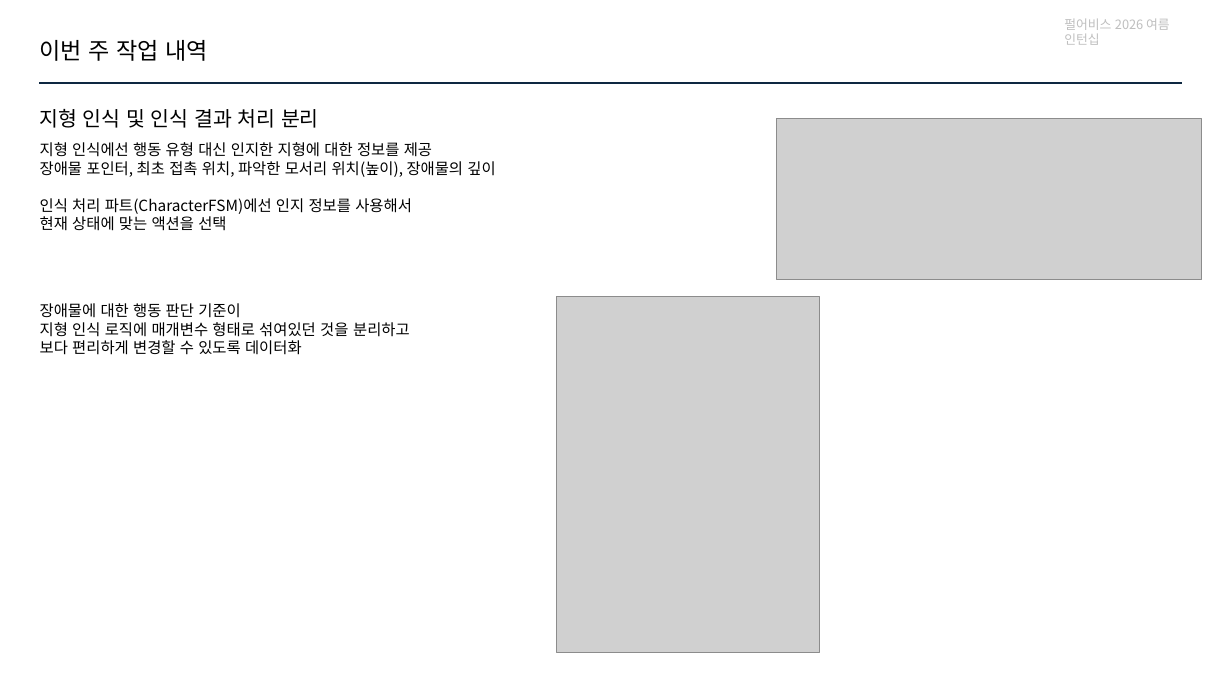
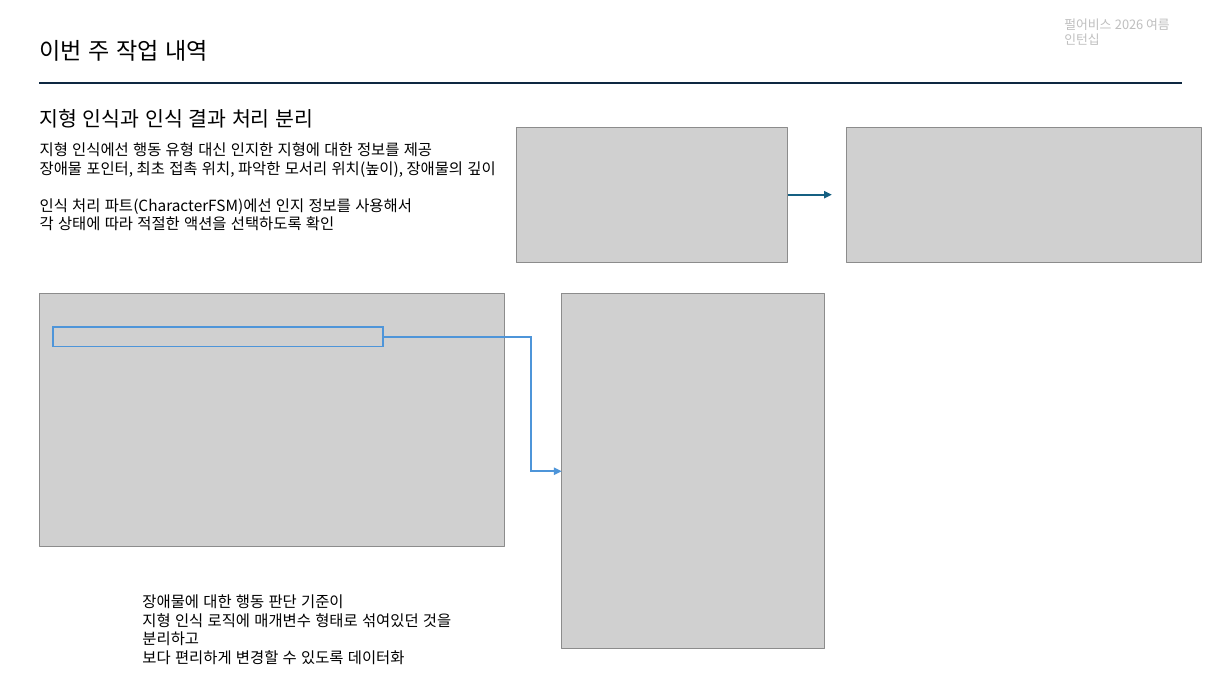
Before and after one commit to jhk0701/PA26-Character-Animation-Parkour, a slide deck: slide 3 of PPT/week5.pptx. Drawn at 1232x693 pixels with LibreOffice and Linux fonts; fonts in the diff are those of the drawing; grey boxes stand for pictures. Boxes give left, top, right and bottom in pixels: in the first picture for what was removed or moved away, otherwise in the second. Text is boxed around its words. In the diff, an @@ line names an element or a change of style, - is before the commit and + after.

```diff
--- a/PPT/week5.pptx
+++ b/PPT/week5.pptx
@@ text at (40, 109, 313, 128): text changed @@
-지형 인식 및 인식 결과 처리 분리
+지형 인식과 인식 결과 처리 분리
@@ picture added at (517, 128, 788, 262) @@
@@ picture: place and size @@
-picture at (777, 118, 1202, 280)
+picture at (847, 128, 1202, 262)
@@ arrow added from (788, 195) to (832, 195), #156082 1.5 pt @@
@@ text at (40, 216, 334, 231): text changed @@
-현재 상태에 맞는 액션을 선택
+각 상태에 따라 적절한 액션을 선택하도록 확인
@@ picture added at (39, 294, 504, 547) @@
@@ picture: place and size @@
-picture at (557, 297, 821, 653)
+picture at (562, 294, 825, 650)
@@ rectangle added at (53, 326, 383, 347), outline #4E95D9 1.5 pt @@
@@ elbow arrow added from (384, 336) to (562, 471), #4E95D9 1.5 pt @@
@@ text "장애물에 대한 행동 판단 기준이" rewrapped from (40, 303, 410, 355) to (142, 594, 451, 665) @@
```
Also in this commit, not shown: 2 other slides changed, 2 other files.
